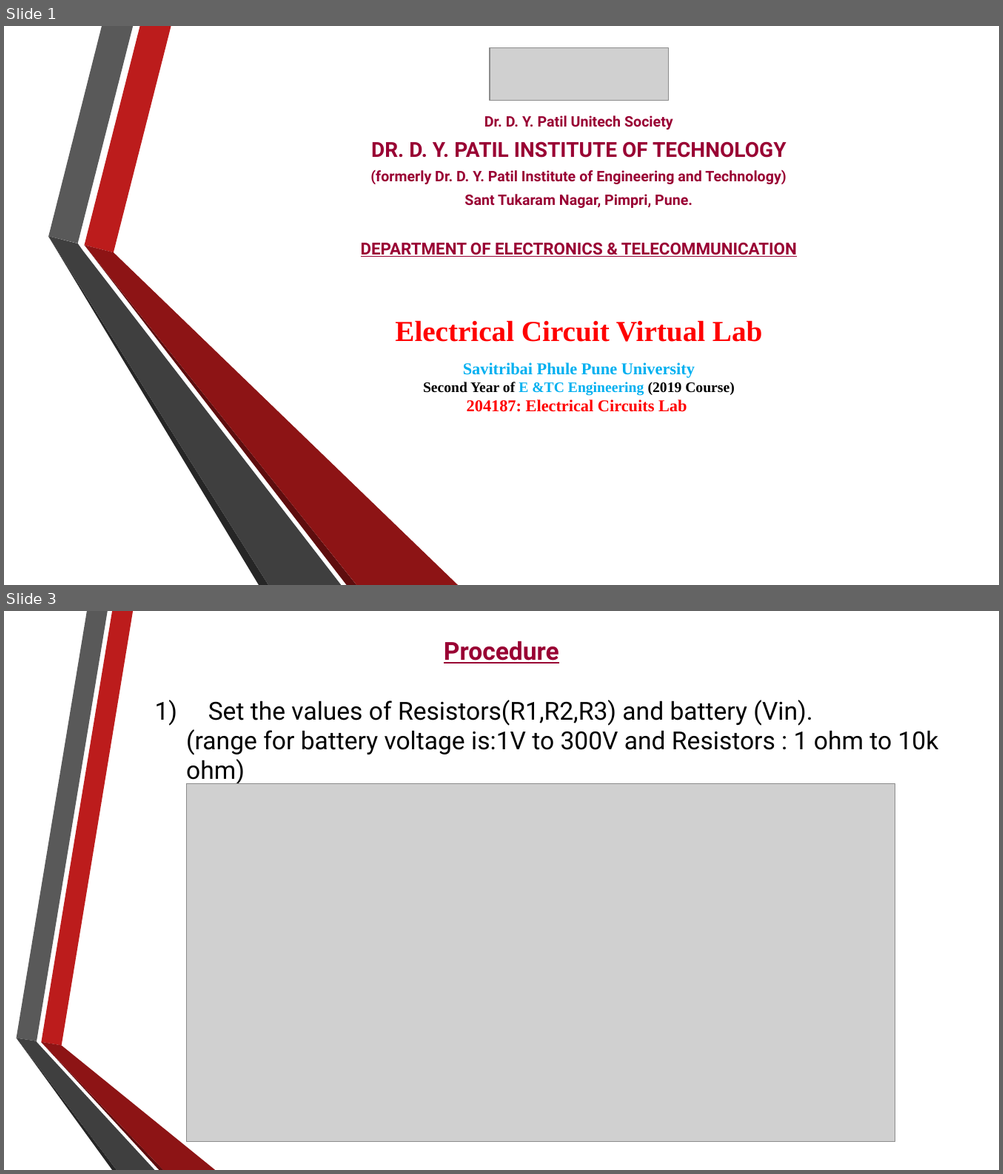
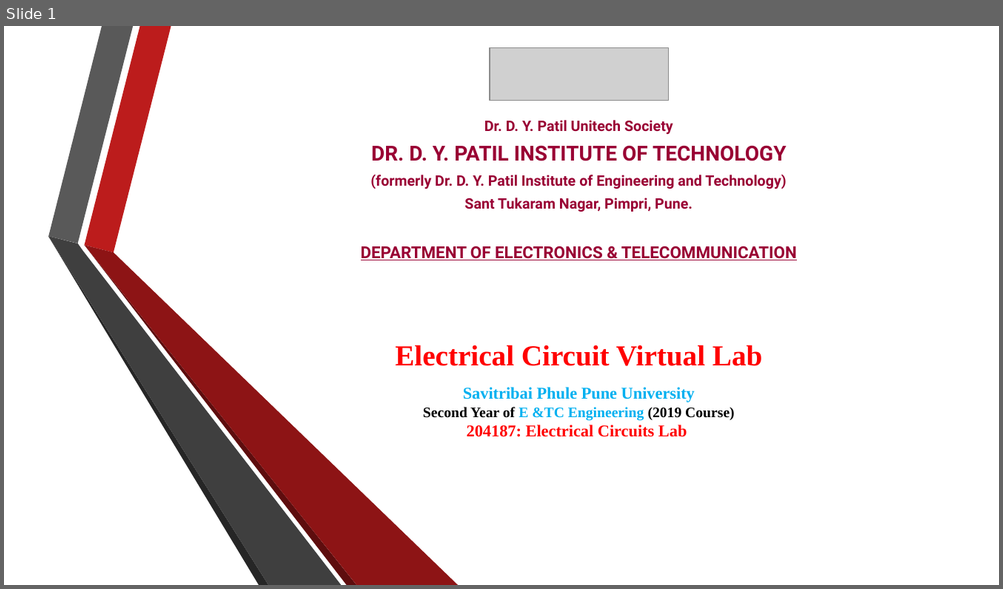
Before and after one commit to RahulAgrwal/Electrical-Virtual-lab, a slide deck: exp2/theoryimage/Procedure.pptx. Shown one above the other, each under a label of ours: slides 1 and 3 before the commit, slide 1 after it; the slides between them are not shown. The pictures are 1003x1174 and 1003x589 pixels, drawn with LibreOffice and Linux fonts; fonts in the diff are those of the drawing; grey boxes stand for pictures; background and template pictures are left out. Boxes give left, top, right and bottom in pixels: in the first picture for what was removed or moved away, otherwise in the second. Text is boxed around its words. In the diff, an @@ line names an element or a change of style, - is before the commit and + after.

```diff
--- a/exp2/theoryimage/Procedure.pptx
+++ b/exp2/theoryimage/Procedure.pptx
@@ slide 3 removed at [4,611,999,1170], background picture (left out) @@
@@ text removed at [444,641,559,664] @@
-Procedure
@@ text removed at [155,700,939,786] @@
-1) Set the values of Resistors(R1,R2,R3) and battery (Vin).
-(range for battery voltage is:1V to 300V and Resistors : 1 ohm to 10k ohm)
@@ picture removed at [187,784,895,1143] @@
@@ group removed at [16,611,215,1170]: 6 freeform shapes @@
@@ slide 1 changed as well @@
@@ text "Dr. D. Y. Patil Unitech ...": place and size @@
-text "Dr. D. Y. Patil Unitech ..." at [361,116,797,257]
+text "Dr. D. Y. Patil Unitech ..." at [361,120,797,261]
@@ text "Electrical Circuit Virtual Lab": place and size @@
-text "Electrical Circuit Virtual Lab" at [395,321,762,412]
+text "Electrical Circuit Virtual Lab" at [395,345,762,437]
```
Also in this commit, not shown: 3 other slides changed, 5 slides added, 2 other slides removed, 19 other files.
